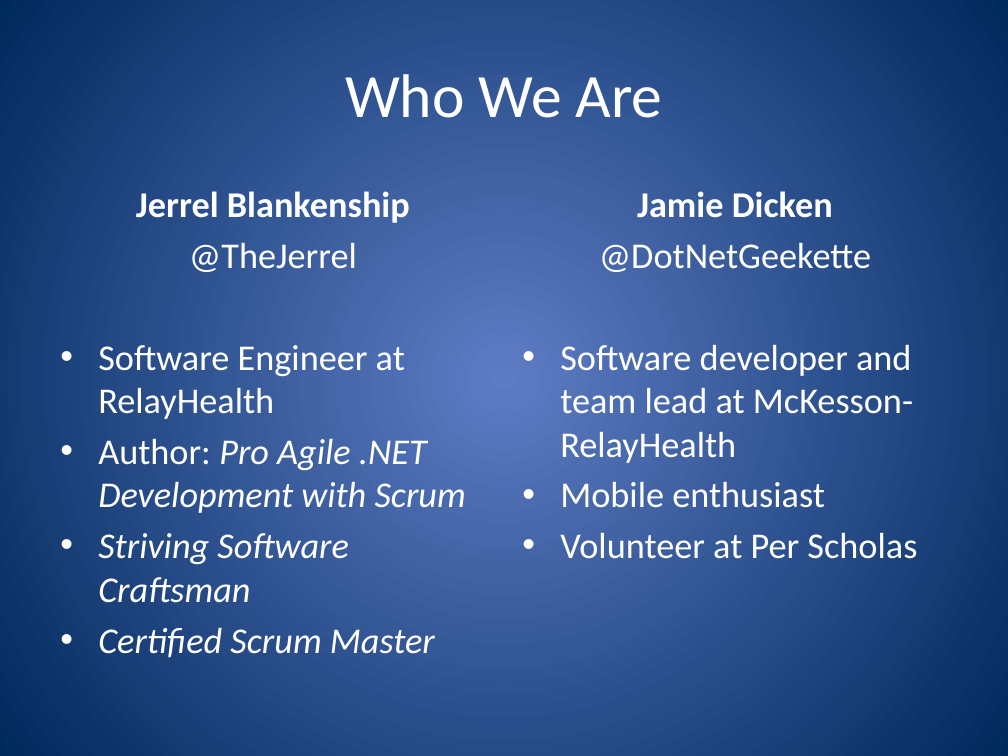
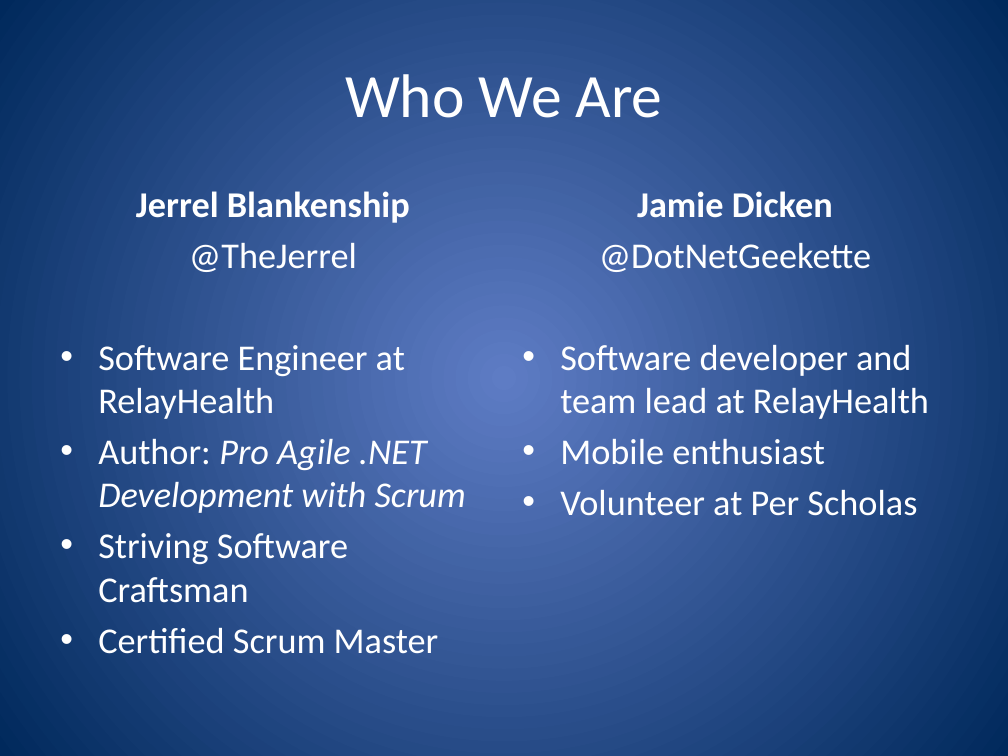
Before and after one commit to jerrelblankenship/Presentations, a slide deck: slide 2 of JointSpeakerTalks/PhoneGapXamarin/M3Conf2013/PhoneGap and Xamarin.pptx. Drawn at 1008x756 pixels with LibreOffice and Linux fonts; fonts in the diff are those of the drawing. Boxes give left, top, right and bottom in pixels: in the first picture for what was removed or moved away, otherwise in the second. Text is boxed around its words. In the diff, an @@ line names an element or a change of style, - is before the commit and + after.

```diff
--- a/JointSpeakerTalks/PhoneGapXamarin/M3Conf2013/PhoneGap and Xamarin.pptx
+++ b/JointSpeakerTalks/PhoneGapXamarin/M3Conf2013/PhoneGap and Xamarin.pptx
@@ text at [560,344,929,419]: text changed @@
-• Software developer and team lead at McKesson-RelayHealth
+• Software developer and team lead at RelayHealth
@@ text at [98,533,439,654]: italic off in "Striving Software Craftsman", "Certified Scrum Master" @@
```
Also in this commit, not shown: 1 other slide changed, 2 other files.
